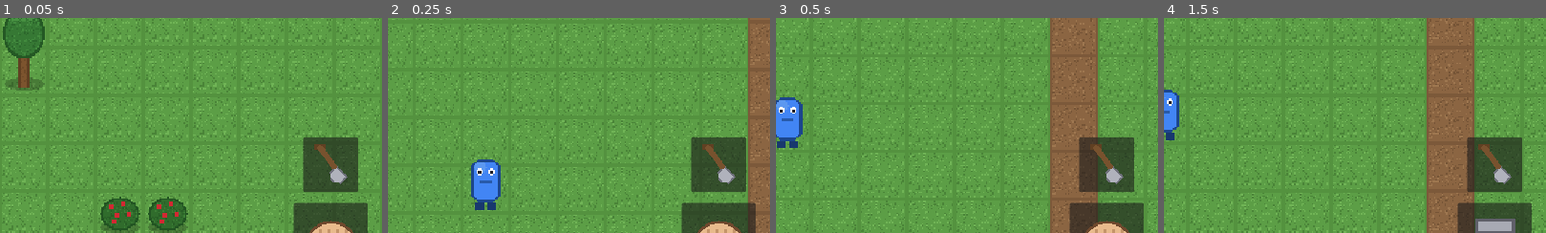
Above: before the commit, frames 1-4 (left to right).
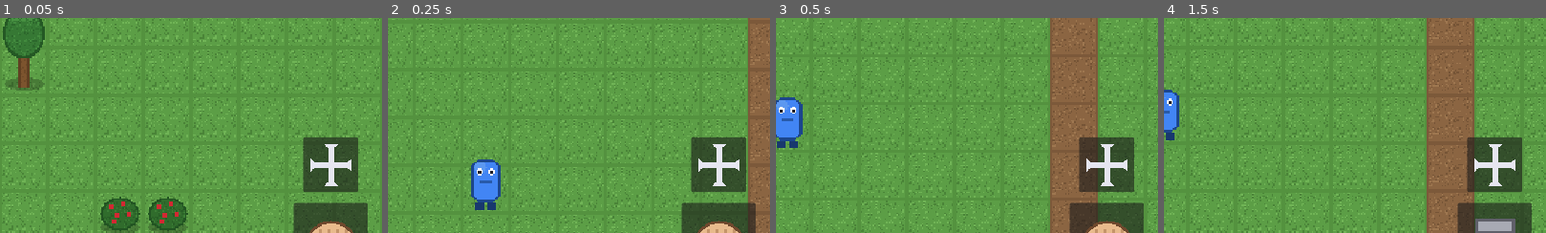
Above: after the commit, the same moments.

Repository: ozcinarece/Rable
Game: Godot game, scene res://scenes/World.tscn
Two runs of this game, one before a commit and one after it. Both use one fixed random seed, a clock stepped at 60 frames per second and the inputs below.
Inputs:
- Up to frame 1 (0.05 s): no input
- Up to frame 2 (0.25 s): no input
- Up to frame 3 (0.5 s): no input
- Up to frame 4 (1.5 s): click "Ahşap Duvar (2 Kalas)" at 0.5 s; click "Taş Duvar (2 Taş)" at 1.25 s
The pictures show only the part of the screen within x 50-100%, y 26-76%; the shares and areas given below are measured in that part.

The runs differ from the first frame. In frame 1, 1.0% of the frame differs, in the area x 81-92%, y 58-79%; in frame 2, 1.0%; in frame 3, 1.0%; in frame 4, 1.0%.

Commit message:
Faz 2b: eline esya alma + yapi tasima
Eline alma:
- Balta/kazma/kurek envanter panelinden "Eline Al" ile ele alinir;
  karakterin elinde, baktigi tarafta gorunur; kayda dahildir
- Alet bonuslari artik SADECE alet eldeyken gecerli (balta elde:
  agac 1 vurus; kazma elde: kaya 2 vurus)
- Kurek eldeyken bos zemine dokunmak kazar; ayri kazma modu butonu
  kaldirildi (arayuz sadelesti). Aksiyon butonu kurek eldeyken once
  bakilan hucreyi kazmayi dener
- Eldeki esya envanterden cikarsa (sandiga konursa) el otomatik bosalir

Yapi tasima (sag ustteki ok ikonu):
- Tasima modunda yapiya dokun -> yari saydam "secildi" -> bos zemine
  dokun -> tasinir. Mod kapaninca bekleyen secim iptal olur
- Sandik ICINDEKILERLE birlikte tasinir (sokmeden tasima bunun icin)
- Ev tasininca yeniden dogma noktasi da onunla gider
- Dogal seyler (agac/kaya/cali) tasinamaz

Diff:
--- a/scenes/HUD.tscn
+++ b/scenes/HUD.tscn
@@ -119,7 +119,7 @@
 grow_vertical = 0
 expand_icon = true
 
-[node name="DigButton" type="Button" parent="."]
+[node name="MoveButton" type="Button" parent="."]
 anchor_left = 1.0
 anchor_top = 1.0
 anchor_right = 1.0
@@ -198,6 +198,11 @@
 text = "Ye (+25)"
 theme_override_font_sizes/font_size = 20
 
+[node name="HoldButton" type="Button" parent="InventoryPanel/VBox"]
+visible = false
+text = "Eline Al"
+theme_override_font_sizes/font_size = 20
+
 [node name="CraftPanel" type="PanelContainer" parent="."]
 visible = false
 anchor_left = 0.0
--- a/scripts/hud.gd
+++ b/scripts/hud.gd
@@ -18,8 +18,11 @@
 ## Panel Kapat butonuyla kapatildi (World acik sandik kaydini temizler)
 signal chest_closed
 
-## Kazma modu acildi/kapandi (kurek butonu)
-signal dig_toggled(enabled: bool)
+## Tasima modu acildi/kapandi (Tasi butonu)
+signal move_toggled(enabled: bool)
+
+## Envanterden bir esyayi eline alma istegi (bos string = birak)
+signal hold_requested(item_id: String)
 
 const Items = preload("res://scripts/items.gd")
 const Recipes = preload("res://scripts/recipes.gd")
@@ -28,6 +31,7 @@
 const ICON_GATHER := preload("res://assets/ui/axe.png")
 const ICON_BUILD := preload("res://assets/ui/hammer.png")
 const ICON_DIG := preload("res://assets/ui/shovel.png")
+const ICON_MOVE := preload("res://assets/ui/move.png")
 
 @onready var inventory_box: HBoxContainer = $Panel/HBox
 @onready var build_box: HBoxContainer = $BuildBar/HBox
@@ -42,7 +46,8 @@
 @onready var chest_rows: VBoxContainer = $ChestPanel/VBox/Scroll/Rows
 @onready var chest_close_button: Button = $ChestPanel/VBox/TitleRow/CloseButton
 @onready var chest_dismantle_button: Button = $ChestPanel/VBox/DismantleButton
-@onready var dig_button: Button = $DigButton
+@onready var move_button: Button = $MoveButton
+@onready var hold_button: Button = $InventoryPanel/VBox/HoldButton
 @onready var inventory_button: Button = $InventoryButton
 @onready var inventory_panel: PanelContainer = $InventoryPanel
 @onready var inventory_title: Label = $InventoryPanel/VBox/TitleRow/Title
@@ -52,6 +57,7 @@
 @onready var chest_title: Label = $ChestPanel/VBox/TitleRow/Title
 
 var _selected_item: String = ""
+var _held_item: String = ""  # World bildirir; detay butonunun metni icin
 
 var _action_state: String = "idle"
 var _craft_buttons: Dictionary = {}  # recipe_id -> Uret butonu
@@ -72,8 +78,9 @@
 		chest_closed.emit())
 	chest_dismantle_button.pressed.connect(func(): chest_dismantle_requested.emit())
 	chest_panel.visible = false
-	dig_button.icon = ICON_DIG
-	dig_button.toggled.connect(_on_dig_toggled)
+	move_button.icon = ICON_MOVE
+	move_button.toggled.connect(_on_move_toggled)
+	hold_button.pressed.connect(_on_hold_pressed)
 	inventory_button.toggled.connect(func(pressed: bool):
 		inventory_panel.visible = pressed
 		if pressed:
@@ -128,6 +135,7 @@
 	if _selected_item == "" or Inventory.get_count(_selected_item) <= 0:
 		inventory_detail.text = "Bir esyaya dokun: detayi burada gorunur. Yigin limiti: %d." % Inventory.STACK_MAX
 		panel_eat_button.visible = false
+		hold_button.visible = false
 		return
 	inventory_detail.text = "%s x%d - %s" % [
 		Items.display_name(_selected_item),
@@ -135,6 +143,8 @@
 		Items.description(_selected_item),
 	]
 	panel_eat_button.visible = _selected_item == "meyve"
+	hold_button.visible = Items.HOLDABLE.has(_selected_item)
+	hold_button.text = "Bırak" if _held_item == _selected_item else "Eline Al"
 
 # --- Aclik --------------------------------------------------------------
 
@@ -200,22 +210,35 @@
 			var other: Button = _build_buttons[other_id]
 			if other != button and other.button_pressed:
 				other.set_pressed_no_signal(false)
-		if dig_button.button_pressed:
-			dig_button.set_pressed_no_signal(false)
-			dig_toggled.emit(false)
+		if move_button.button_pressed:
+			move_button.set_pressed_no_signal(false)
+			move_toggled.emit(false)
 		build_toggled.emit(recipe_id)
 	else:
 		build_toggled.emit("")
 
-# Kazma modu acilinca insa secimini kapat (tek mod aktif olabilir)
-func _on_dig_toggled(pressed: bool) -> void:
+# Tasima modu acilinca insa secimini kapat (tek mod aktif olabilir)
+func _on_move_toggled(pressed: bool) -> void:
 	if pressed:
 		for other_id in _build_buttons:
 			var other: Button = _build_buttons[other_id]
 			if other.button_pressed:
 				other.set_pressed_no_signal(false)
 		build_toggled.emit("")
-	dig_toggled.emit(pressed)
+	move_toggled.emit(pressed)
+
+# --- Eline alma ---------------------------------------------------------
+
+func _on_hold_pressed() -> void:
+	if _selected_item == "":
+		return
+	# Zaten eldeyse birak, degilse eline al
+	hold_requested.emit("" if _held_item == _selected_item else _selected_item)
+
+## World bildirir: eldeki esya degisti (buton metni guncellenir)
+func set_held_item(item_id: String) -> void:
+	_held_item = item_id
+	_update_detail()
 
 # --- Uretim paneli ------------------------------------------------------
 
@@ -356,5 +379,7 @@
 			action_button.icon = ICON_BUILD
 		"dig":
 			action_button.icon = ICON_DIG
+		"move":
+			action_button.icon = ICON_MOVE
 		_:
 			action_button.icon = ICON_FIST
--- a/scripts/items.gd
+++ b/scripts/items.gd
@@ -21,6 +21,9 @@
 	"canta": {"name": "Çanta", "icon": "res://assets/items/canta.png"},
 }
 
+## Ele alinabilen esyalar (envanter panelindeki "Eline Al" butonu)
+const HOLDABLE: Array[String] = ["balta", "kazma", "kurek"]
+
 ## Envanter panelinde gosterilen kisa aciklamalar
 const DESCRIPTIONS: Dictionary = {
 	"odun": "Agactan gelir; kalasa cevrilir.",
@@ -29,10 +32,10 @@
 	"cubuk": "Alet saplarinda kullanilir.",
 	"ip": "Alet ve yapi baglamada kullanilir.",
 	"tas": "Saglam yapi ve alet malzemesi.",
-	"balta": "Agaclar tek vurusta kesilir.",
-	"kazma": "Kayalar 2 vurusta kirilir.",
+	"balta": "Eline al: agaclar tek vurusta kesilir.",
+	"kazma": "Eline al: kayalar 2 vurusta kirilir.",
 	"meyve": "Yenir: +25 aclik.",
-	"kurek": "Kazma modunda zemin kazar.",
+	"kurek": "Eline al: zemine dokununca kazar.",
 	"toprak": "Cukurlari doldurur.",
 	"kum": "Ileride ise yarayacak...",
 	"canta": "+4 envanter slotu (en fazla 2).",
--- a/scripts/player.gd
+++ b/scripts/player.gd
@@ -29,6 +29,7 @@
 
 @onready var sprite: Sprite2D = $Sprite2D
 
+var _held_sprite: Sprite2D  # eline alinan aletin gorseli
 var _touch_start_position: Vector2 = Vector2.ZERO
 var _touch_current_position: Vector2 = Vector2.ZERO
 var _touch_start_time: float = 0.0
@@ -37,6 +38,19 @@
 func _ready() -> void:
 	# Top-down oyun: yercekimi/zemin mantigi olmayan serbest hareket modu
 	motion_mode = CharacterBody2D.MOTION_MODE_FLOATING
+	_held_sprite = Sprite2D.new()
+	_held_sprite.visible = false
+	_held_sprite.scale = Vector2(0.8, 0.8)
+	add_child(_held_sprite)
+	_update_sprite()
+
+## Eline alinan esyanin ikonunu gosterir; bos yol = eli bos.
+func set_held_item(icon_path: String) -> void:
+	if icon_path == "":
+		_held_sprite.visible = false
+		return
+	_held_sprite.texture = load(icon_path)
+	_held_sprite.visible = true
 	_update_sprite()
 
 func _physics_process(_delta: float) -> void:
@@ -60,6 +74,9 @@
 	else:
 		sprite.texture = TEX_DOWN
 		sprite.flip_h = false
+	# Eldeki alet, bakilan tarafta dursun
+	if _held_sprite != null:
+		_held_sprite.position = Vector2(-13.0 if facing.x < 0 else 13.0, -8.0)
 
 func _get_input_direction() -> Vector2:
 	if _is_touching:
--- a/scripts/world.gd
+++ b/scripts/world.gd
@@ -68,7 +68,9 @@
 var _chests: Dictionary = {}
 var _open_chest: Vector2i = NO_CELL
 var _selected_recipe_id: String = ""
-var _dig_mode: bool = false
+var _held_item: String = ""       # oyuncunun eline aldigi alet
+var _move_mode: bool = false      # tasima modu (HUD'daki Tasi butonu)
+var _move_source: Vector2i = NO_CELL  # tasinmak uzere secilen yapinin hucresi
 var _respawn_cell: Vector2i = Vector2i.ZERO
 var _save_timer: float = 0.0
 var _map_width: int = 0
@@ -84,7 +86,8 @@
 	hud.chest_transfer_requested.connect(_on_chest_transfer)
 	hud.chest_dismantle_requested.connect(_on_chest_dismantle)
 	hud.chest_closed.connect(func(): _open_chest = NO_CELL)
-	hud.dig_toggled.connect(func(enabled: bool): _dig_mode = enabled)
+	hud.move_toggled.connect(_on_move_toggled)
+	hud.hold_requested.connect(_on_hold_requested)
 
 func _process(delta: float) -> void:
 	hud.set_action_state(_compute_action_state())
@@ -93,6 +96,9 @@
 		var diff := (_open_chest - _get_player_cell()).abs()
 		if maxi(diff.x, diff.y) > 1:
 			_close_chest()
+	# Eldeki alet envanterden ciktiysa (sandiga kondu vb.) eli bosalt
+	if _held_item != "" and Inventory.get_count(_held_item) <= 0:
+		_on_hold_requested("")
 	_tick_regrow(delta)
 	_save_timer += delta
 	if _save_timer >= SAVE_INTERVAL:
@@ -210,13 +216,15 @@
 	var diff := (cell - player_cell).abs()
 	if maxi(diff.x, diff.y) > HARVEST_REACH_TILES:
 		return
-	if _dig_mode:
-		_try_dig(cell)
+	if _move_mode:
+		_handle_move_tap(cell, player_cell)
 	elif _selected_recipe_id != "":
 		_try_place(cell, player_cell)
 	elif _object_char.get(cell, "") == "S":
 		_open_chest = cell
 		hud.show_chest(_chests.get(cell, {}))
+	elif _held_item == "kurek" and not _object_char.has(cell):
+		_try_dig(cell)
 	else:
 		_try_harvest(cell)
 
@@ -225,8 +233,10 @@
 	var facing_offset := Vector2i(player.facing.round())
 	if facing_offset == Vector2i.ZERO:
 		facing_offset = Vector2i(0, 1)
-	if _dig_mode:
-		_try_dig(player_cell + facing_offset)
+	if _move_mode:
+		_handle_move_tap(player_cell + facing_offset, player_cell)
+		return
+	if _held_item == "kurek" and _try_dig(player_cell + facing_offset):
 		return
 	if _selected_recipe_id != "":
 		_try_place(player_cell + facing_offset, player_cell)
@@ -288,7 +298,7 @@
 
 	var def: Dictionary = OBJECT_DEFS[ch]
 	var hits_needed: int = def.get("hits", 1)
-	if def.has("tool") and Inventory.get_count(def["tool"]["item"]) > 0:
+	if def.has("tool") and _held_item == def["tool"]["item"]:
 		hits_needed = def["tool"]["hits"]
 	var damage: int = _cell_damage.get(cell, 0) + 1
 	if damage < hits_needed:
@@ -322,8 +332,7 @@
 	var ground: String = _ground_char.get(cell, "")
 	if ground == "" or not GROUND_DEFS[ground].has("dig"):
 		return false
-	if Inventory.get_count("kurek") <= 0:
-		_spawn_floating_text(cell, "Kürek gerekli! (Tezgahta üret)", Color(1, 0.7, 0.6))
+	if _held_item != "kurek":
 		return false
 	if not Inventory.can_add_all(GROUND_DEFS[ground]["dig"]):
 		_spawn_floating_text(cell, "Envanter dolu!", Color(1, 0.6, 0.6))
@@ -357,6 +366,62 @@
 		for offset in [Vector2i(1, 0), Vector2i(-1, 0), Vector2i(0, 1), Vector2i(0, -1)]:
 			if _ground_char.get(cell + offset, "") == "o":
 				queue.append(cell + offset)
+
+# --- Eline alma / tasima -------------------------------------------------
+
+## Verilen esyayi eline alir; bos string eli bosaltir.
+func _on_hold_requested(item_id: String) -> void:
+	if item_id != "" and Inventory.get_count(item_id) <= 0:
+		return
+	_held_item = item_id
+	player.set_held_item("" if item_id == "" else Items.ITEMS[item_id]["icon"])
+	hud.set_held_item(item_id)
+
+## Tasinabilir yapilar (dogal seyler tasinamaz)
+const MOVABLE: Array[String] = ["W", "K", "B", "E", "S"]
+
+func _on_move_toggled(enabled: bool) -> void:
+	_move_mode = enabled
+	if not enabled and _move_source != NO_CELL:
+		# Bekleyen secim iptal: yari saydamligi kaldir
+		if _object_nodes.has(_move_source):
+			_object_nodes[_move_source].modulate = Color.WHITE
+		_move_source = NO_CELL
+
+# Tasima modunda dokunma: once yapiyi sec, sonra bos zemine birak.
+func _handle_move_tap(cell: Vector2i, player_cell: Vector2i) -> void:
+	if _move_source == NO_CELL:
+		# Secim: tasinabilir bir yapiya dokun
+		var ch: String = _object_char.get(cell, "")
+		if ch == "" or not MOVABLE.has(ch) or not _is_editable_cell(cell):
+			return
+		_move_source = cell
+		_object_nodes[cell].modulate = Color(1, 1, 1, 0.5)
+		_spawn_floating_text(cell, "Seçildi - boş zemine dokun", Color(0.8, 0.9, 1.0))
+		return
+	if cell == _move_source:
+		return
+	# Birakma: hedef bos ve yurunebilir olmali
+	if not _is_editable_cell(cell) or cell == player_cell:
+		return
+	if _object_char.has(cell):
+		return
+	var ground: String = _ground_char.get(cell, "")
+	if ground == "" or GROUND_DEFS[ground]["solid"]:
+		return
+
+	var moving_ch: String = _object_char.get(_move_source, "")
+	var source := _move_source
+	_move_source = NO_CELL
+	_set_object(source, "")
+	_set_object(cell, moving_ch)
+	# Sandik iceriden tasinir, ev respawn noktasini beraberinde goturur
+	if moving_ch == "S" and _chests.has(source):
+		_chests[cell] = _chests[source]
+		_chests.erase(source)
+	if moving_ch == "E" and _respawn_cell == source:
+		_respawn_cell = cell
+	_spawn_floating_text(cell, "Taşındı", Color(0.8, 1.0, 0.8))
 
 # --- Sandik ------------------------------------------------------------
 
@@ -402,10 +467,12 @@
 # --- Yardimcilar -------------------------------------------------------
 
 func _compute_action_state() -> String:
-	if _dig_mode:
-		return "dig"
+	if _move_mode:
+		return "move"
 	if _selected_recipe_id != "":
 		return "build"
+	if _held_item == "kurek":
+		return "dig"
 	var player_cell := _get_player_cell()
 	for oy in [-1, 0, 1]:
 		for ox in [-1, 0, 1]:
@@ -477,6 +544,7 @@
 		"hunger": Hunger.value,
 		"respawn": [_respawn_cell.x, _respawn_cell.y],
 		"player": [player.global_position.x, player.global_position.y],
+		"held": _held_item,
 	})
 
 func _load_game() -> void:
@@ -541,3 +609,6 @@
 	var pos: Array = data.get("player", [])
 	if pos.size() == 2:
 		player.global_position = Vector2(float(pos[0]), float(pos[1]))
+	var held: String = data.get("held", "")
+	if held != "" and Inventory.get_count(held) > 0:
+		_on_hold_requested(held)
Binary file added: assets/ui/move.png
Not shown, changed: TASARIM.md
